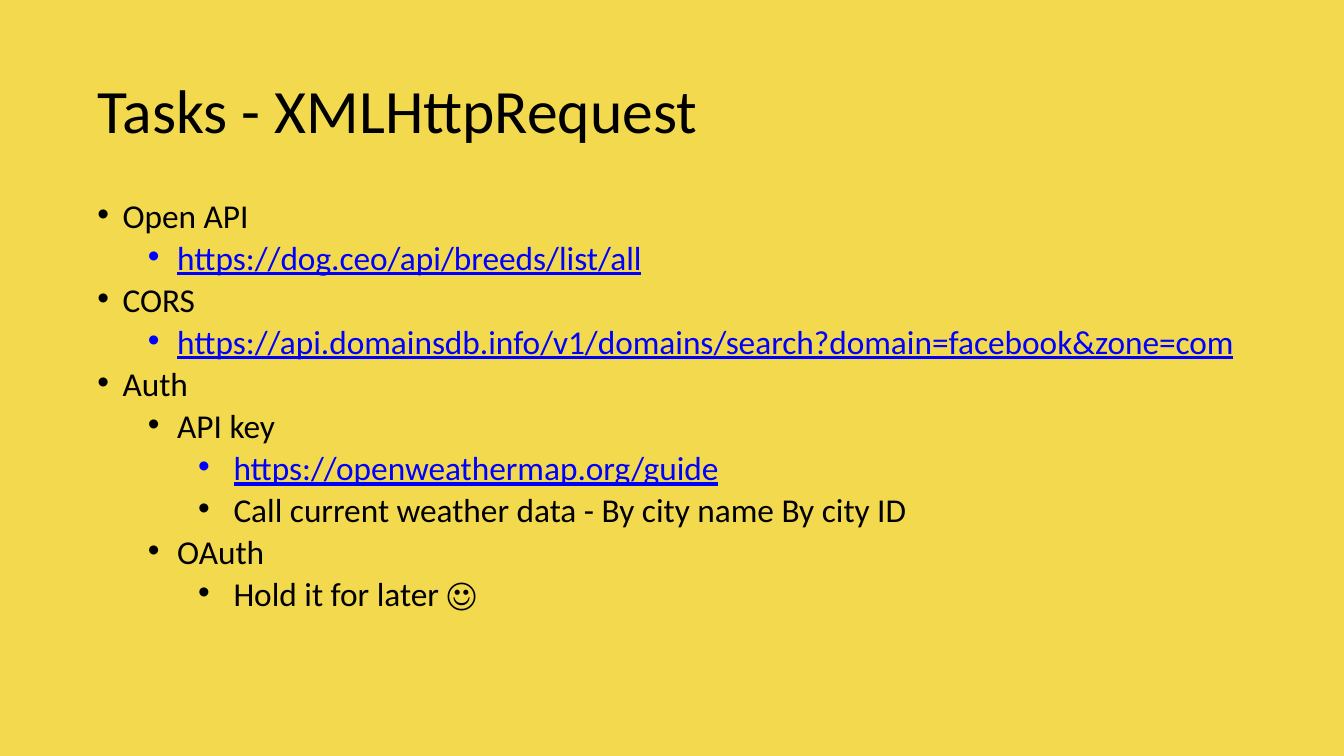
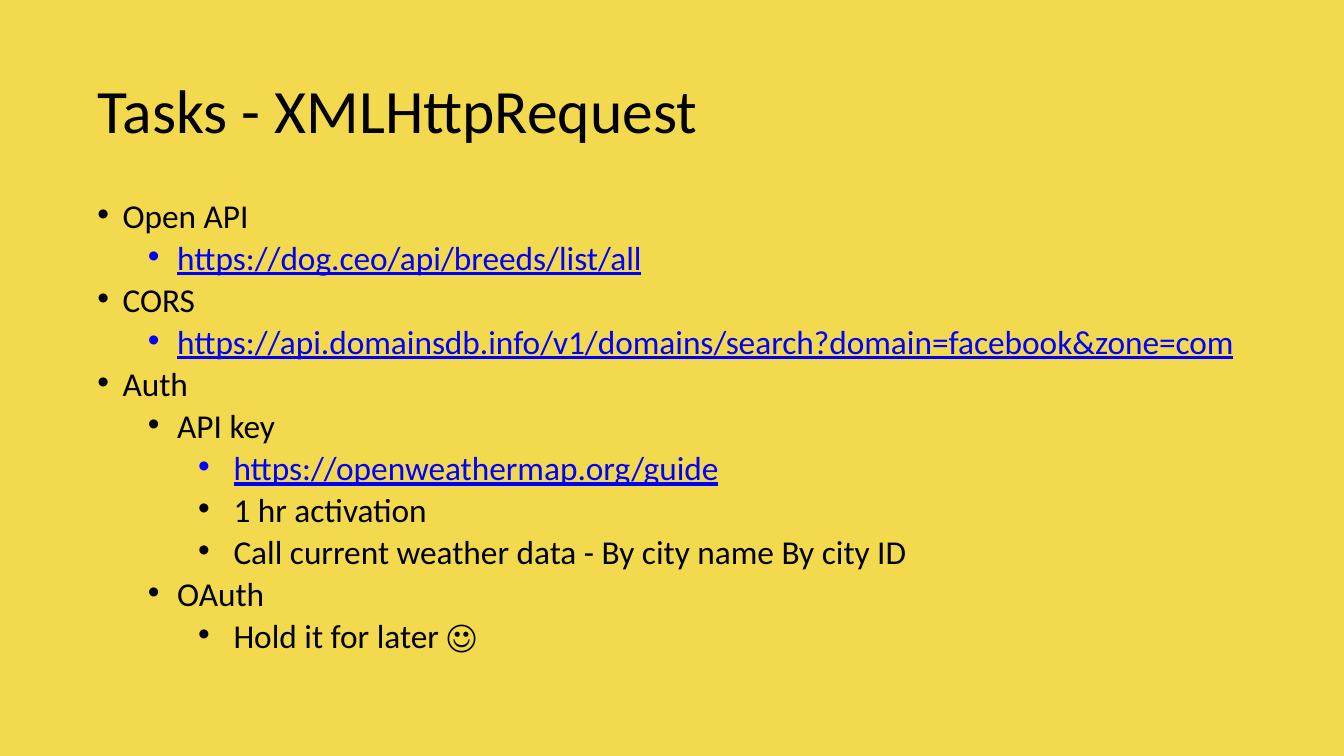
Before and after one commit to vishwanantha/javascript-101, a slide deck: slide 26 of ppt/001 - DataTypes.pptx. Drawn at 1344x756 pixels with LibreOffice and Linux fonts; fonts in the diff are those of the drawing; background and template pictures are left out. Boxes give left, top, right and bottom in pixels: in the first picture for what was removed or moved away, otherwise in the second. Text is boxed around its words. In the diff, an @@ line names an element or a change of style, - is before the commit and + after.

```diff
--- a/ppt/001 - DataTypes.pptx
+++ b/ppt/001 - DataTypes.pptx
@@ text at box(234, 499, 426, 523): paragraph added @@
+    • 1 hr activation
```
Also in this commit, not shown: 3 other slides changed, 1 slide added, 3 other files.
